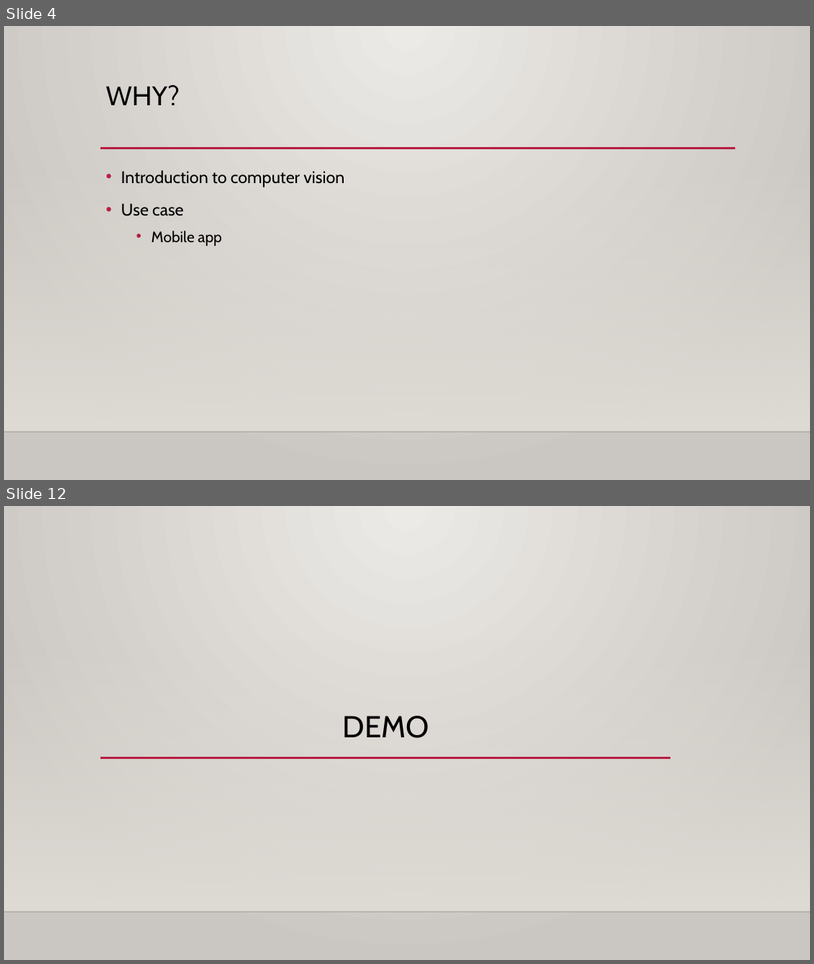
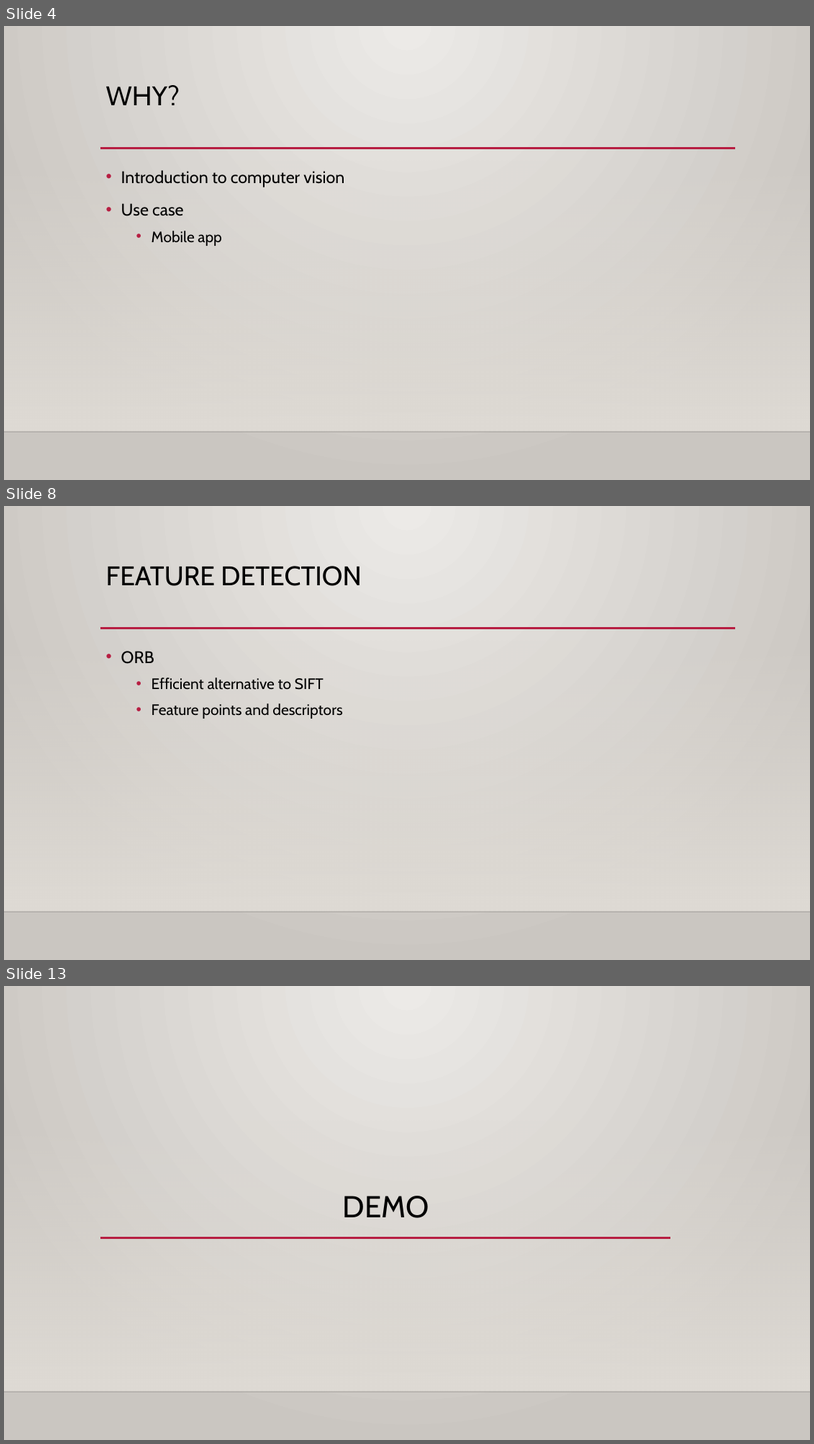
Before and after one commit to timothythiecke/ComputerVisieProject, a slide deck: Presentation/presentation.pptx. Shown one above the other, each under a label of ours: slides 4 and 12 before the commit, slides 4, 8 and 13 after it; the slides between them are not shown. The pictures are 814x964 and 814x1444 pixels, drawn with LibreOffice and Linux fonts; fonts in the diff are those of the drawing; background and template pictures are left out. Boxes give left, top, right and bottom in pixels: in the first picture for what was removed or moved away, otherwise in the second. Text is boxed around its words. In the diff, an @@ line names an element or a change of style, - is before the commit and + after.

```diff
--- a/Presentation/presentation.pptx
+++ b/Presentation/presentation.pptx
@@ slide 8 added at [4, 506, 810, 960], background gradient #ECEAE7 to #CAC7C1; not listed: 3 template elements that a slide beside it also shows @@
@@ title added at [106, 566, 361, 586], 32 pt, text #000000 @@
+FEATURE DETECTION
@@ text added at [121, 651, 342, 718], 18 pt, text #000000 @@
+• ORB
+  • Efficient alternative to SIFT
+  • Feature points and descriptors
@@ what was slide 12 is now slide 13 @@
```
Also in this commit, not shown: 4 slides changed, 10 other slides added, 6 slides removed.
